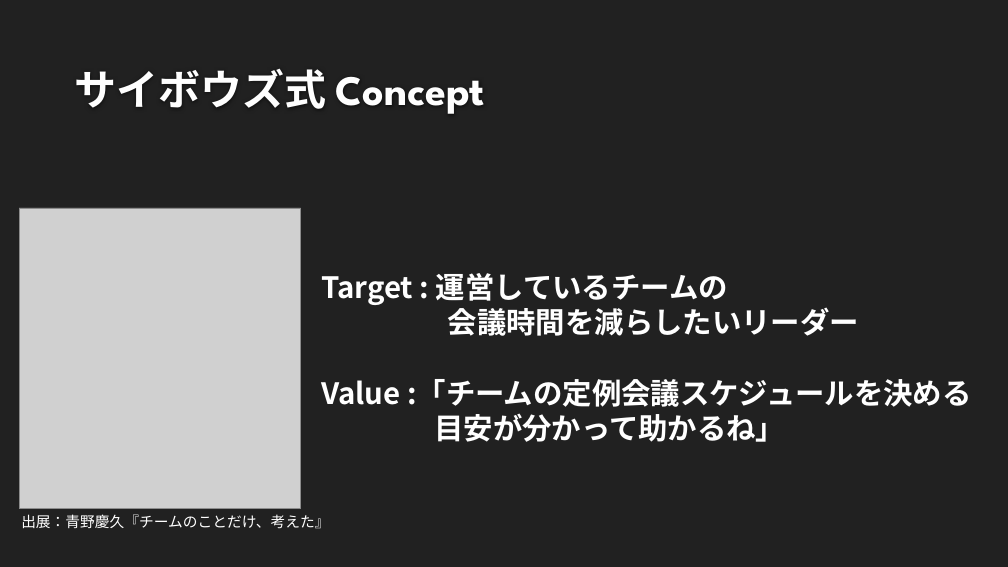
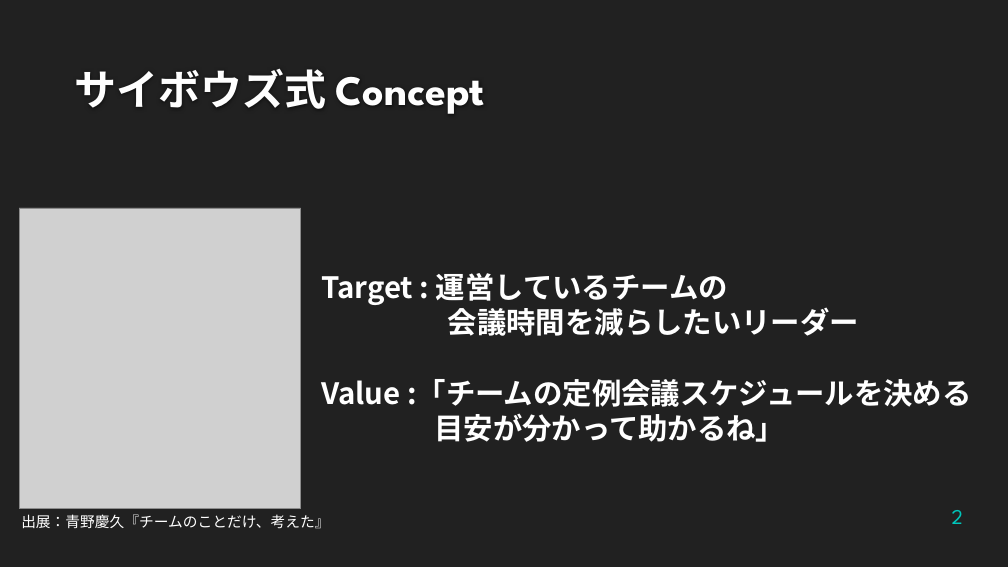
Before and after one commit to AstroMev/TeamSimulation, a slide deck: slide 2 of TeamProgressSimulation.pptx. Drawn at 1008x567 pixels with LibreOffice and Linux fonts; fonts in the diff are those of the drawing; grey boxes stand for pictures; background and template pictures are left out. Boxes give left, top, right and bottom in pixels: in the first picture for what was removed or moved away, otherwise in the second. Text is boxed around its words. In the diff, an @@ line names an element or a change of style, - is before the commit and + after.

```diff
--- a/TeamProgressSimulation.pptx
+++ b/TeamProgressSimulation.pptx
@@ page number added at (x1=952, y1=510, x2=963, y2=524), 20 pt, text #00C6BB @@
+2
```
Also in this commit, not shown: 3 other slides changed, 1 other file.
